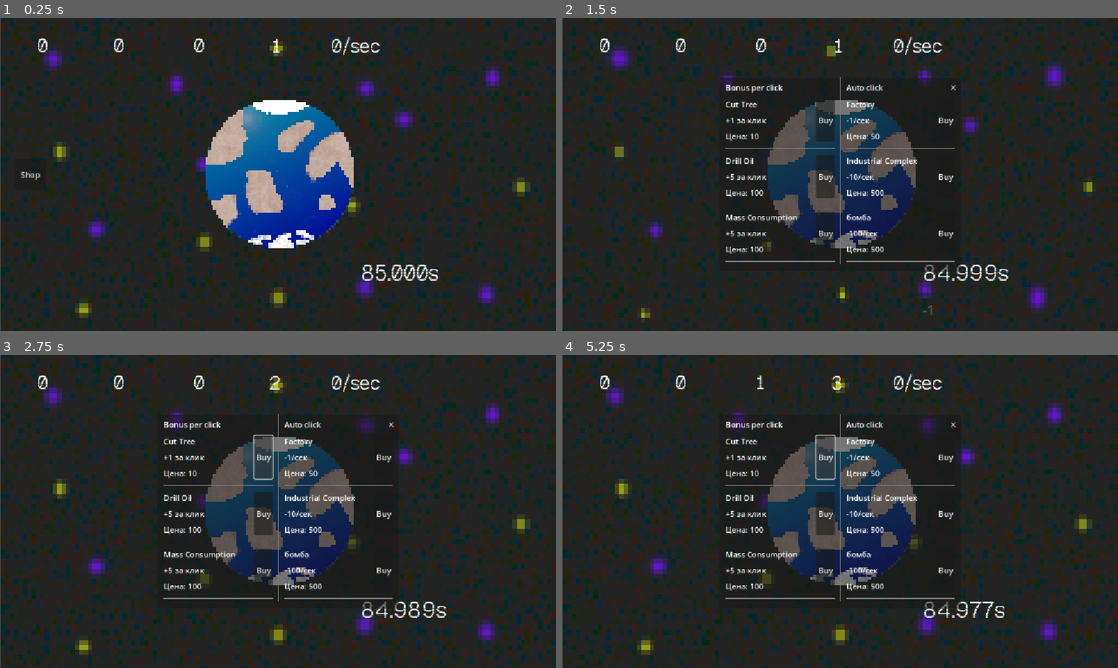
Above: before the commit, frames 1-4 (two rows, left to right).
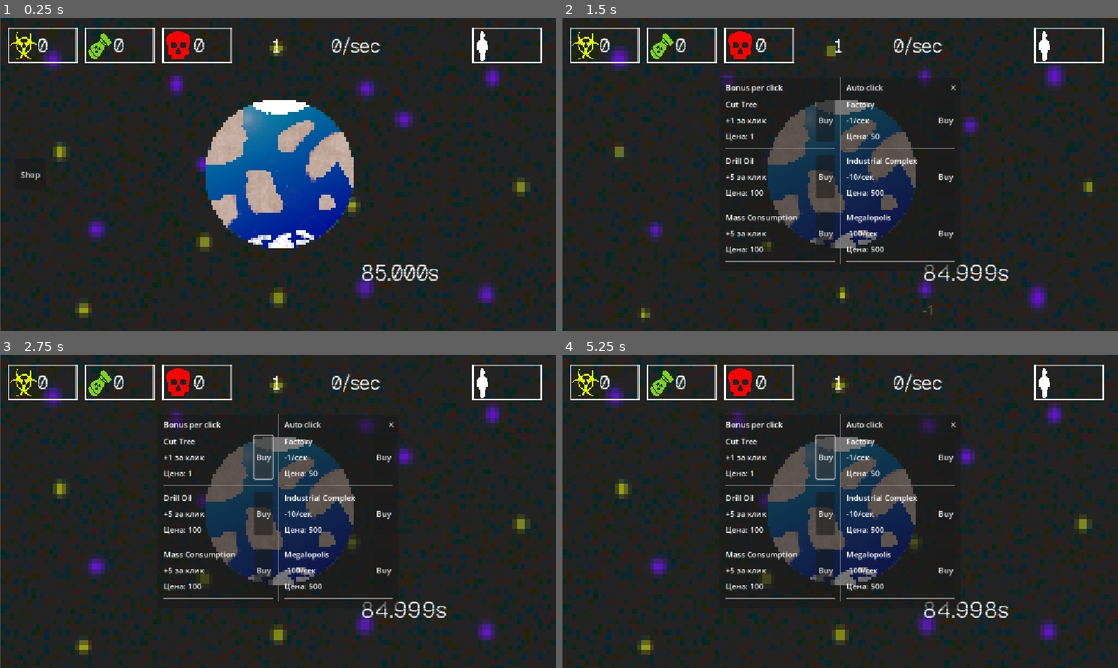
Above: after the commit, the same moments.

Repository: KvoERR/count-down-game
Game: Godot game, scene res://main.tscn
Two runs of this game, one before a commit and one after it. Both use one fixed random seed, a clock stepped at 60 frames per second and the inputs below.
Inputs (mouse positions are in pixels of both pictures, inside the frame that each line leads up to):
- Up to frame 1 (0.25 s): no input
- Up to frame 2 (1.5 s): click (845, 174) at 0.5 s; click "Shop" at 1.25 s
- Up to frame 3 (2.75 s): click "Buy" at 2 s
- Up to frame 4 (5.25 s): click "✕" at 2.75 s; click (845, 511) at 3.5 s; click "Shop" at 4.25 s; click "Buy" at 5 s

The runs differ from the first frame. In frame 1, 1.4% of the frame differs, in the area x 1-98%, y 3-15%; in frame 2, 1.5%; in frame 3, 1.6%; in frame 4, 1.8%, in the area x 1-98%, y 3-84%.

Commit message:
Добавил валюту

Diff:
--- a/game.gd
+++ b/game.gd
@@ -36,18 +36,11 @@
 	if clicks < 0:
 		clicks = 0
 
-func buy_upgrade(data):
-	if clicks < data.price:
-		return false
-
-	clicks -= data.price
-
+func apply_upgrade(data):
 	if data.type == "click":
 		click_power += data.value
 	else:
 		auto_clicks += data.value
-
-	return true
 
 func create_floating_number(position):
 	# Создаем временную надпись
--- a/interface.gd
+++ b/interface.gd
@@ -36,6 +36,28 @@
 		# Создаем всплывающее число
 		create_floating_number(label.global_position, "+" + str(amount), type_name)
 
+func spend_resource(currency, amount):
+	match currency:
+		"waste":
+			if waste_count < amount:
+				return false
+			waste_count -= amount
+			waste.text = str(waste_count)
+
+		"war":
+			if war_count < amount:
+				return false
+			war_count -= amount
+			war.text = str(war_count)
+
+		"death":
+			if death_count < amount:
+				return false
+			death_count -= amount
+			death.text = str(death_count)
+
+	return true
+
 func create_floating_number(position, number_text, icon):
 	# Создаем временную надпись
 	var label = Label.new()
--- a/main.gd
+++ b/main.gd
@@ -46,7 +46,8 @@
 	interface.add_resource(amount)
 
 func _on_upgrade_buy(data):
-	if game.buy_upgrade(data):
+	if interface.spend_resource(data.currency, data.price):
+		game.apply_upgrade(data)
 		update_ui()
 
 func update_stats():
--- a/main.tscn
+++ b/main.tscn
@@ -293,7 +293,6 @@
 text = "0"
 
 [node name="Background" type="TextureRect" parent="Interface" unique_id=1434364789]
-visible = false
 z_index = -1
 texture_filter = 1
 offset_right = 1151.0
--- a/shop.gd
+++ b/shop.gd
@@ -9,43 +9,53 @@
 		"type": "click",
 		"name": "Cut Tree",
 		"desc": "+1 за клик",
-		"price": 10,
-		"value": 1
+		"price": 1,
+		"value": 1,
+		"currency": "waste"
 	},
 	{
 		"type": "click",
 		"name": "Drill Oil",
 		"desc": "+5 за клик",
 		"price": 100,
-		"value": 5
+		"value": 5,
+		"currency": "waste"
 	},
 		{
 		"type": "click",
 		"name": "Mass Consumption",
 		"desc": "+5 за клик",
 		"price": 100,
-		"value": 5
+		"value": 5,
+		"currency": "waste"
+
 	},
 	{
 		"type": "auto",
 		"name": "Factory",
 		"desc": "-1/сек",
 		"price": 50,
-		"value": -1
+		"value": -1,
+		"currency": "waste"
+
 	},
 	{
 		"type": "auto",
 		"name": "Industrial Complex",
 		"desc": "-10/сек",
 		"price": 500,
-		"value": -10
+		"value": -10,
+		"currency": "waste"
+
 	},
 	{
-		"type": "Megalopolis",
-		"name": "бомба",
+		"type": "auto",
+		"name": "Megalopolis",
 		"desc": "-100/сек",
 		"price": 500,
-		"value": -100
+		"value": -100,
+		"currency": "waste"
+
 	}
 ]
 
